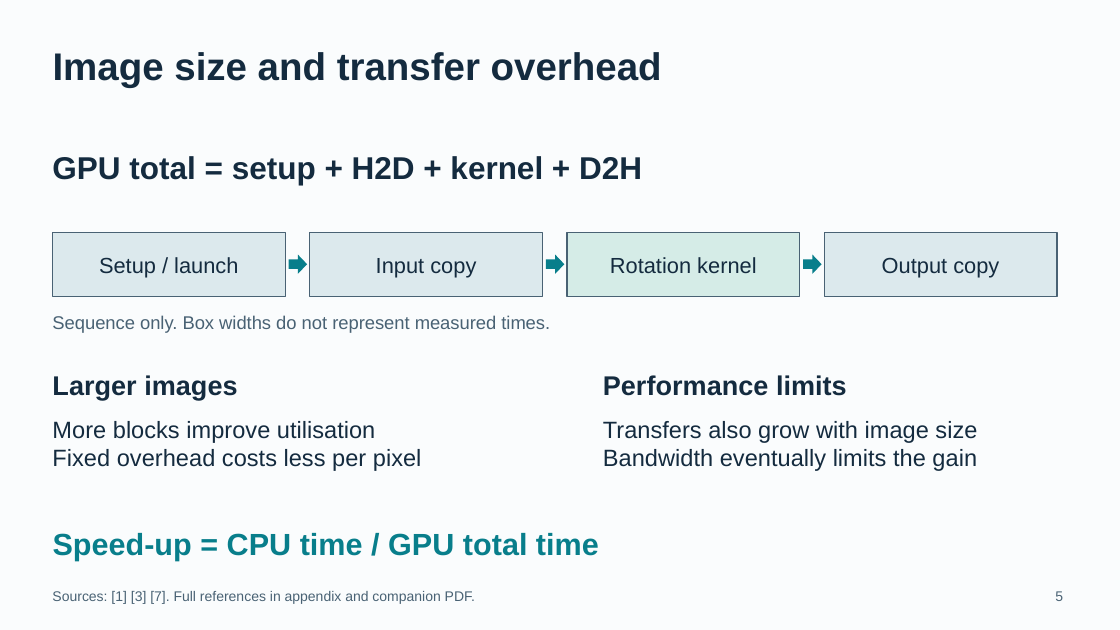
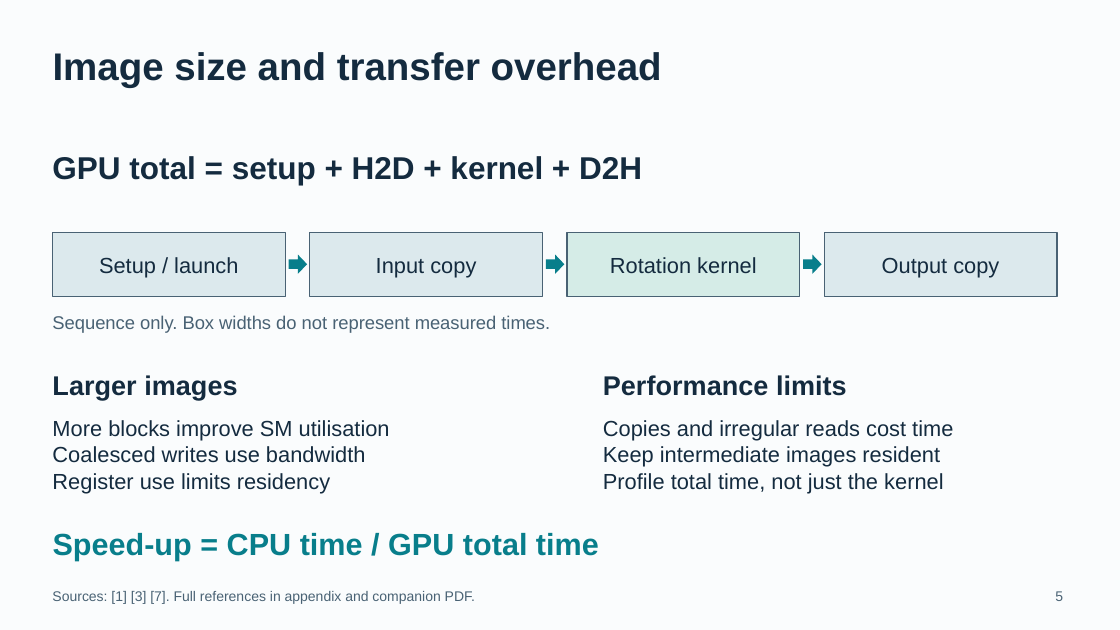
Before and after one commit to Shamle-T/FIT3143-Parallel-Computing, a slide deck: slide 5 of applied2/task1/Task1_GPU_Image_Rotation_Final.pptx. Drawn at 1120x630 pixels with LibreOffice and Linux fonts; fonts in the diff are those of the drawing. Boxes give left, top, right and bottom in pixels: in the first picture for what was removed or moved away, otherwise in the second. Text is boxed around its words. In the diff, an @@ line names an element or a change of style, - is before the commit and + after.

```diff
--- a/applied2/task1/Task1_GPU_Image_Rotation_Final.pptx
+++ b/applied2/task1/Task1_GPU_Image_Rotation_Final.pptx
@@ text at [52, 420, 390, 493]: text changed; size 20.2 to 18.8 pt @@
-More blocks improve utilisation
-Fixed overhead costs less per pixel
+More blocks improve SM utilisation
+Coalesced writes use bandwidth
+Register use limits residency
@@ text at [603, 420, 953, 493]: text changed; size 20.2 to 18.8 pt @@
-Transfers also grow with image size
-Bandwidth eventually limits the gain
+Copies and irregular reads cost time
+Keep intermediate images resident
+Profile total time, not just the kernel
```
Also in this commit, not shown: 1 other slide changed, 1 slide added, 12 other files.
